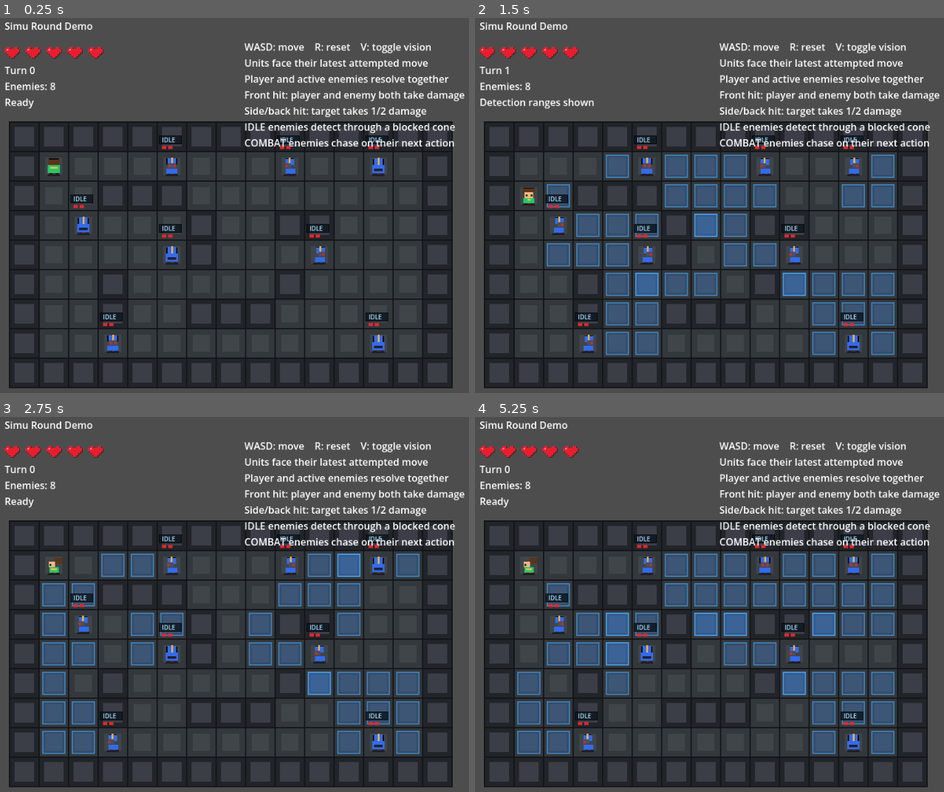
Above: before the commit, frames 1-4 (two rows, left to right).
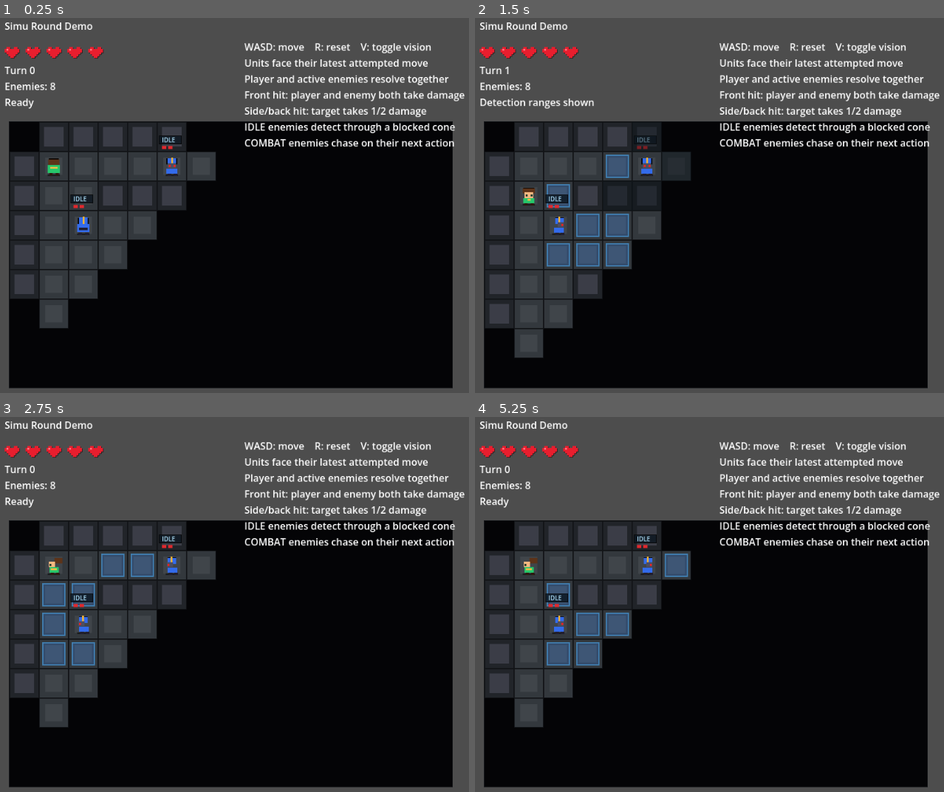
Above: after the commit, the same moments.

Repository: TreeGrassClanKindofLame/SimuRoundDemo
Game: Godot game, scene res://scenes/main.tscn
Two runs of this game, one before a commit and one after it. Both use one fixed random seed, a clock stepped at 60 frames per second and the inputs below.
Inputs:
- Up to frame 1 (0.25 s): no input
- Up to frame 2 (1.5 s): tap Enter at 0.5 s; hold D 0.53-1.28 s; tap R at 0.6 s; tap Space at 1.25 s; hold S from 1.28 s (still down); tap V at 1.35 s
- Up to frame 3 (2.75 s): tap Enter at 2 s; release S at 2.03 s; hold D from 2.03 s (still down); tap R at 2.1 s
- Up to frame 4 (5.25 s): tap Space at 2.75, 4.25 s; release D at 2.78 s; hold W 2.78-3.53 s; tap V at 2.85, 4.35 s; tap Enter at 3.5 s; hold A 3.53-5.03 s; tap R at 3.6, 5.1 s; hold S from 5.03 s (still down)

The runs differ from the first frame. In frame 1, 48% of the frame differs, in the area x 2-97%, y 27-99%; in frame 2, 46%; in frame 3, 49%; in frame 4, 49%.

Commit message:
初版迷雾代码提交

Diff:
--- a/scripts/main.gd
+++ b/scripts/main.gd
@@ -3,6 +3,7 @@
 enum AIType { IDLE }
 enum CollisionSide { FRONT, SIDE, BACK }
 enum EnemyState { IDLE, COMBAT }
+enum FogState { DENSE, THIN, CLEAR }
 
 const TILE_SIZE := 48
 const MAP_ORIGIN := Vector2(48, 192)
@@ -19,6 +20,7 @@
 ]
 const PLAYER_START := Vector2i(1, 1)
 const PLAYER_MAX_HP := 5
+const PLAYER_VISION_RANGE := 5
 const DAMAGE_PER_COLLISION := 1
 const BACK_COLLISION_BONUS_DAMAGE := 1
 const BUMP_DURATION := 0.16
@@ -61,6 +63,7 @@
 var astar_grid := AStarGrid2D.new()
 var sound_players: Dictionary = {}
 var turn_collision_pairs: Dictionary = {}
+var fog_by_cell: Dictionary = {}
 
 @onready var status_label: Label = $HUD/Status
 
@@ -206,6 +209,8 @@
 		_create_enemy(Vector2i(3, 7), AIType.IDLE),
 		_create_enemy(Vector2i(12, 7), AIType.IDLE),
 	]
+	_reset_fog()
+	_update_player_fog()
 	if play_reset_sound:
 		_play_sound("reset")
 	_update_hud()
@@ -238,6 +243,7 @@
 	var turn_event := _resolve_turn_intents(intents, snapshot)
 	var alert_event := ""
 	if player_alive:
+		_update_player_fog()
 		alert_event = _update_enemy_alerts()
 	if player_alive and alert_event != "" and (turn_event == "" or turn_event == "Player moves"):
 		last_event = alert_event
@@ -598,6 +604,90 @@
 func _cell_key(cell: Vector2i) -> String:
 	return "%d,%d" % [cell.x, cell.y]
 
+func _reset_fog() -> void:
+	fog_by_cell.clear()
+	for y in range(_map_height()):
+		for x in range(_map_width()):
+			fog_by_cell[_cell_key(Vector2i(x, y))] = FogState.DENSE
+
+func _update_player_fog() -> void:
+	if not player_alive:
+		return
+
+	var visible_cells := _player_visible_cells()
+	for key in fog_by_cell.keys():
+		if visible_cells.has(key):
+			fog_by_cell[key] = FogState.CLEAR
+		elif int(fog_by_cell[key]) == FogState.CLEAR:
+			fog_by_cell[key] = FogState.THIN
+
+func _player_visible_cells() -> Dictionary:
+	var visible_cells := {}
+	for y in range(_map_height()):
+		for x in range(_map_width()):
+			var cell := Vector2i(x, y)
+			if _is_cell_in_player_vision(cell):
+				visible_cells[_cell_key(cell)] = true
+
+	return visible_cells
+
+func _is_cell_in_player_vision(cell: Vector2i) -> bool:
+	if not _is_inside_map(cell):
+		return false
+	if _manhattan_distance(player_pos, cell) > PLAYER_VISION_RANGE:
+		return false
+	return _has_unblocked_shortest_vision_path(player_pos, cell)
+
+func _has_unblocked_shortest_vision_path(from: Vector2i, to: Vector2i) -> bool:
+	if from == to:
+		return true
+
+	var queue: Array[Vector2i] = [from]
+	var visited := {}
+	visited[_cell_key(from)] = true
+
+	while queue.size() > 0:
+		var cell: Vector2i = queue.pop_front()
+		var current_distance := _manhattan_distance(cell, to)
+		for neighbor in _cardinal_neighbors(cell):
+			if not _is_inside_map(neighbor):
+				continue
+			if _manhattan_distance(neighbor, to) >= current_distance:
+				continue
+			if neighbor != to and _is_wall(neighbor):
+				continue
+			if neighbor == to:
+				return true
+
+			var neighbor_key := _cell_key(neighbor)
+			if visited.has(neighbor_key):
+				continue
+			visited[neighbor_key] = true
+			queue.append(neighbor)
+
+	return false
+
+func _cardinal_neighbors(cell: Vector2i) -> Array[Vector2i]:
+	return [
+		cell + DIR_UP,
+		cell + DIR_DOWN,
+		cell + DIR_LEFT,
+		cell + DIR_RIGHT,
+	]
+
+func _manhattan_distance(a: Vector2i, b: Vector2i) -> int:
+	return abs(a.x - b.x) + abs(a.y - b.y)
+
+func _fog_state(cell: Vector2i) -> int:
+	return int(fog_by_cell.get(_cell_key(cell), FogState.DENSE))
+
+func _is_cell_clear(cell: Vector2i) -> bool:
+	return _fog_state(cell) == FogState.CLEAR
+
+func _should_draw_enemy(enemy: Dictionary) -> bool:
+	var enemy_pos: Vector2i = enemy["pos"]
+	return _is_cell_clear(enemy_pos)
+
 func _update_enemy_alerts() -> String:
 	var alerted_count := 0
 	for index in range(enemies.size()):
@@ -831,6 +921,7 @@
 	_draw_map()
 	_draw_detection_ranges()
 	_draw_units()
+	_draw_fog()
 
 func _draw_player_hp_hearts() -> void:
 	var heart_width := _heart_width(HEART_BLOCK)
@@ -885,6 +976,9 @@
 
 	for enemy in enemies:
 		if enemy["alive"] or float(enemy["death_timer"]) > 0.0:
+			if not _should_draw_enemy(enemy):
+				continue
+
 			var enemy_color := _enemy_color(enemy["ai"])
 			var alpha := 1.0
 			var unit_scale := 1.0
@@ -907,12 +1001,30 @@
 	for enemy in enemies:
 		if not enemy["alive"]:
 			continue
+		if not _should_draw_enemy(enemy):
+			continue
 		var range_color := Color(0.22, 0.55, 1.0, 0.24)
 		var border_color := Color(0.30, 0.70, 1.0, 0.55)
 		for cell in _visible_detection_cells(enemy):
+			if not _is_cell_clear(cell):
+				continue
 			var rect := _cell_rect(cell).grow(-6)
 			draw_rect(rect, range_color)
 			draw_rect(rect, border_color, false, 2.0)
+
+func _draw_fog() -> void:
+	for y in range(_map_height()):
+		for x in range(_map_width()):
+			var cell := Vector2i(x, y)
+			var fog_state := _fog_state(cell)
+			if fog_state == FogState.CLEAR:
+				continue
+
+			var rect := _cell_rect(cell)
+			if fog_state == FogState.DENSE:
+				draw_rect(rect, Color(0.015, 0.018, 0.026, 1.0))
+			else:
+				draw_rect(rect, Color(0.05, 0.08, 0.10, 0.48))
 
 func _draw_unit(cell: Vector2i, body_color: Color, eye_color: Color, facing: Vector2i, offset: Vector2, alpha: float, unit_scale: float, is_player_unit: bool) -> void:
 	var base_rect := _cell_rect(cell).grow(-7)
--- a/tests/turn_resolution_tests.gd
+++ b/tests/turn_resolution_tests.gd
@@ -8,6 +8,9 @@
 const DIR_DOWN := Vector2i(0, 1)
 const DIR_LEFT := Vector2i(-1, 0)
 const DIR_RIGHT := Vector2i(1, 0)
+const FOG_DENSE := 0
+const FOG_THIN := 1
+const FOG_CLEAR := 2
 
 var failures: Array[String] = []
 
@@ -24,6 +27,10 @@
 	_test_multiple_enemies_contest_player_vacated_cell()
 	_test_player_back_hit_kills_enemy()
 	_test_newly_alerted_enemy_chases_on_next_action()
+	_test_initial_fog_reveals_path_limited_vision()
+	_test_fog_blocks_cells_behind_shortest_path_wall()
+	_test_fog_clear_cells_become_thin_after_player_moves()
+	_test_fog_hides_enemies_outside_clear_cells()
 	_test_random_resolution_invariants()
 
 	if failures.size() > 0:
@@ -82,6 +89,8 @@
 	for enemy in enemies:
 		typed_enemies.append(enemy)
 	main.enemies = typed_enemies
+	main._reset_fog()
+	main._update_player_fog()
 
 func _resolve(main: Node, player_delta: Vector2i, enemy_deltas: Array[Vector2i]) -> void:
 	var snapshot: Dictionary = main._create_turn_snapshot()
@@ -240,6 +249,44 @@
 
 	main._play_turn(DIR_DOWN)
 	_expect_true("alert: enemy moves on next action", main.enemies[0]["pos"] != position_after_alert)
+	_free_main(main)
+
+func _test_initial_fog_reveals_path_limited_vision() -> void:
+	var main := _new_main()
+
+	_expect_eq("initial fog: player cell clear", main._fog_state(Vector2i(1, 1)), FOG_CLEAR)
+	_expect_eq("initial fog: range edge clear", main._fog_state(Vector2i(6, 1)), FOG_CLEAR)
+	_expect_eq("initial fog: outside range dense", main._fog_state(Vector2i(7, 1)), FOG_DENSE)
+	_expect_eq("initial fog: first wall visible", main._fog_state(Vector2i(3, 2)), FOG_CLEAR)
+	_free_main(main)
+
+func _test_fog_blocks_cells_behind_shortest_path_wall() -> void:
+	var main := _new_main()
+	_set_units(main, Vector2i(3, 1), DIR_DOWN, [])
+
+	_expect_eq("fog blocked shortest path: blocking wall visible", main._fog_state(Vector2i(3, 2)), FOG_CLEAR)
+	_expect_eq("fog blocked shortest path: cell behind wall dense", main._fog_state(Vector2i(3, 4)), FOG_DENSE)
+	_free_main(main)
+
+func _test_fog_clear_cells_become_thin_after_player_moves() -> void:
+	var main := _new_main()
+
+	_expect_eq("fog downgrade: old edge starts clear", main._fog_state(Vector2i(1, 6)), FOG_CLEAR)
+	main._play_turn(DIR_RIGHT)
+
+	_expect_eq("fog downgrade: old edge becomes thin", main._fog_state(Vector2i(1, 6)), FOG_THIN)
+	_expect_eq("fog downgrade: new edge becomes clear", main._fog_state(Vector2i(7, 1)), FOG_CLEAR)
+	_free_main(main)
+
+func _test_fog_hides_enemies_outside_clear_cells() -> void:
+	var main := _new_main()
+	_set_units(main, Vector2i(1, 1), DIR_RIGHT, [
+		_make_enemy(main, "near_enemy", Vector2i(6, 1), DIR_LEFT, STATE_IDLE),
+		_make_enemy(main, "far_enemy", Vector2i(7, 1), DIR_LEFT, STATE_IDLE),
+	])
+
+	_expect_true("fog hidden enemies: near enemy visible", main._should_draw_enemy(main.enemies[0]))
+	_expect_true("fog hidden enemies: far enemy hidden", not main._should_draw_enemy(main.enemies[1]))
 	_free_main(main)
 
 func _test_random_resolution_invariants() -> void:
